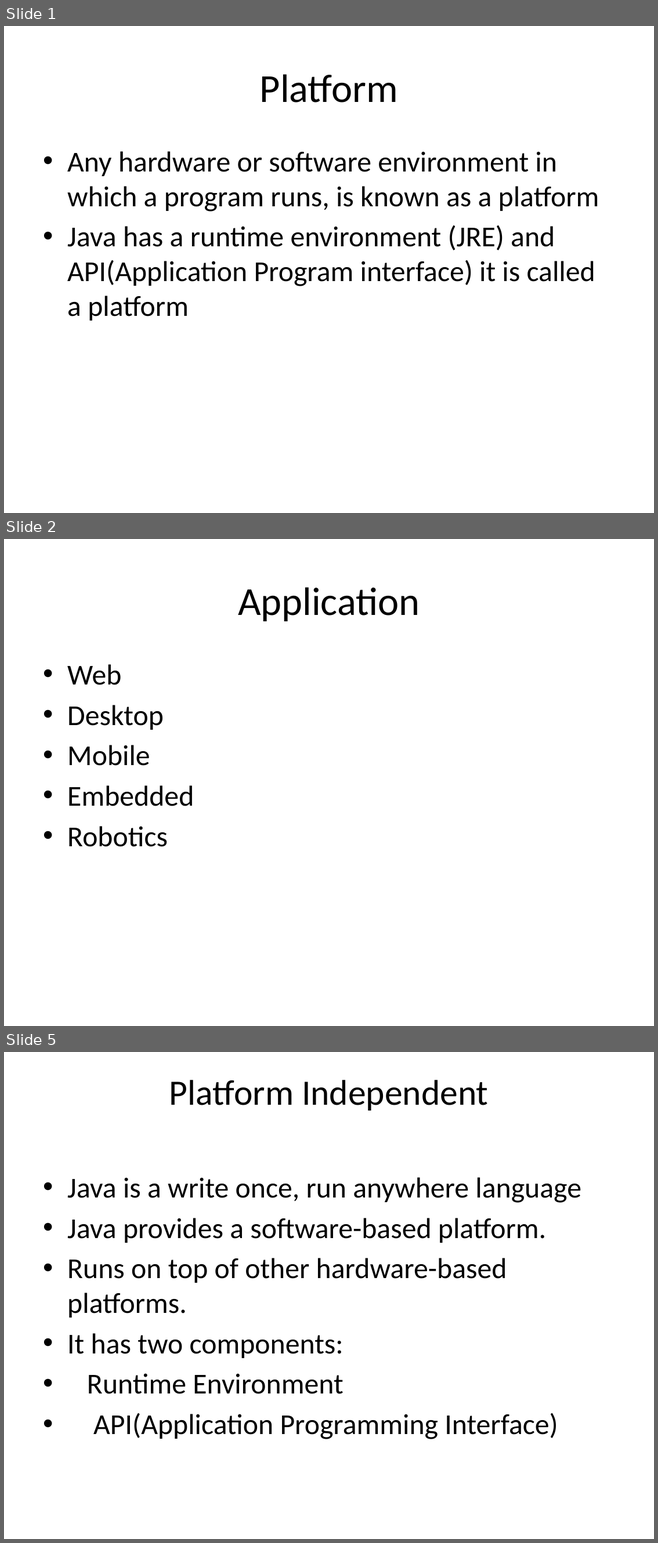
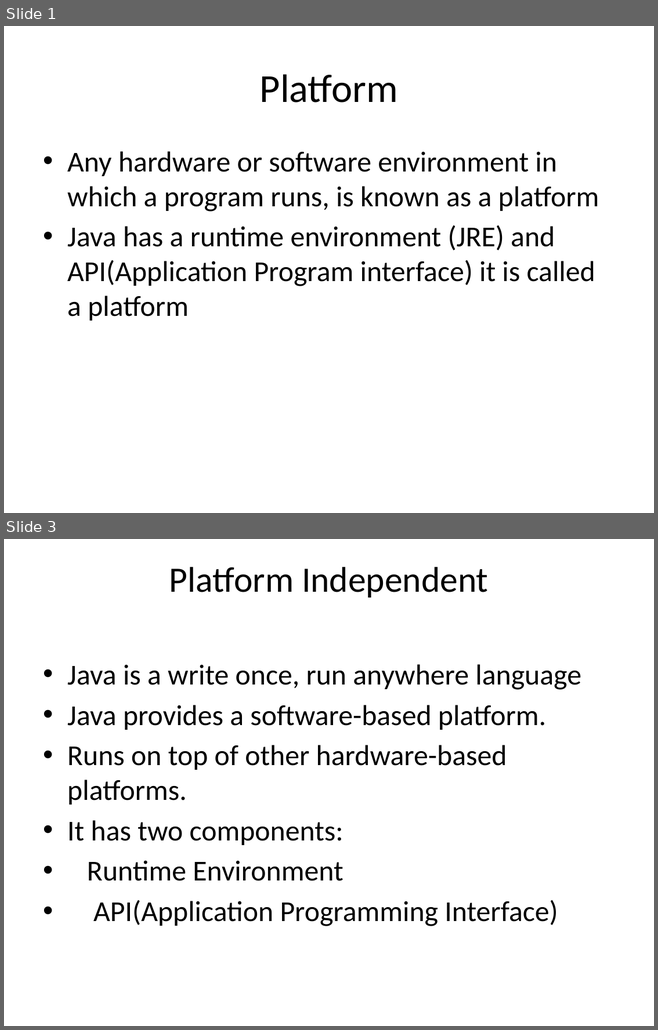
Before and after one commit to BesantJ2ee/JavaCourse, a slide deck: Module_2/Module_2_Introduction_To_Java_Programming _Language.pptx. Shown one above the other, each under a label of ours: slides 1, 2 and 5 before the commit, slides 1 and 3 after it; the slides between them are not shown. The pictures are 658x1543 and 658x1030 pixels, drawn with LibreOffice and Linux fonts; fonts in the diff are those of the drawing. Boxes give left, top, right and bottom in pixels: in the first picture for what was removed or moved away, otherwise in the second. Text is boxed around its words. In the diff, an @@ line names an element or a change of style, - is before the commit and + after.

```diff
--- a/Module_2/Module_2_Introduction_To_Java_Programming _Language.pptx
+++ b/Module_2/Module_2_Introduction_To_Java_Programming _Language.pptx
@@ slide 2 removed at (x1=4, y1=539, x2=654, y2=1026), background #FFFFFF @@
@@ title removed at (x1=238, y1=587, x2=419, y2=621) @@
-Application
@@ text removed at (x1=67, y1=664, x2=194, y2=847) @@
-• Web
-• Desktop
-• Mobile
-• Embedded
-• Robotics
@@ what was slide 5 is now slide 3 @@
```
Also in this commit, not shown: 1 slide changed, 4 slides added, 1 other slide removed.
